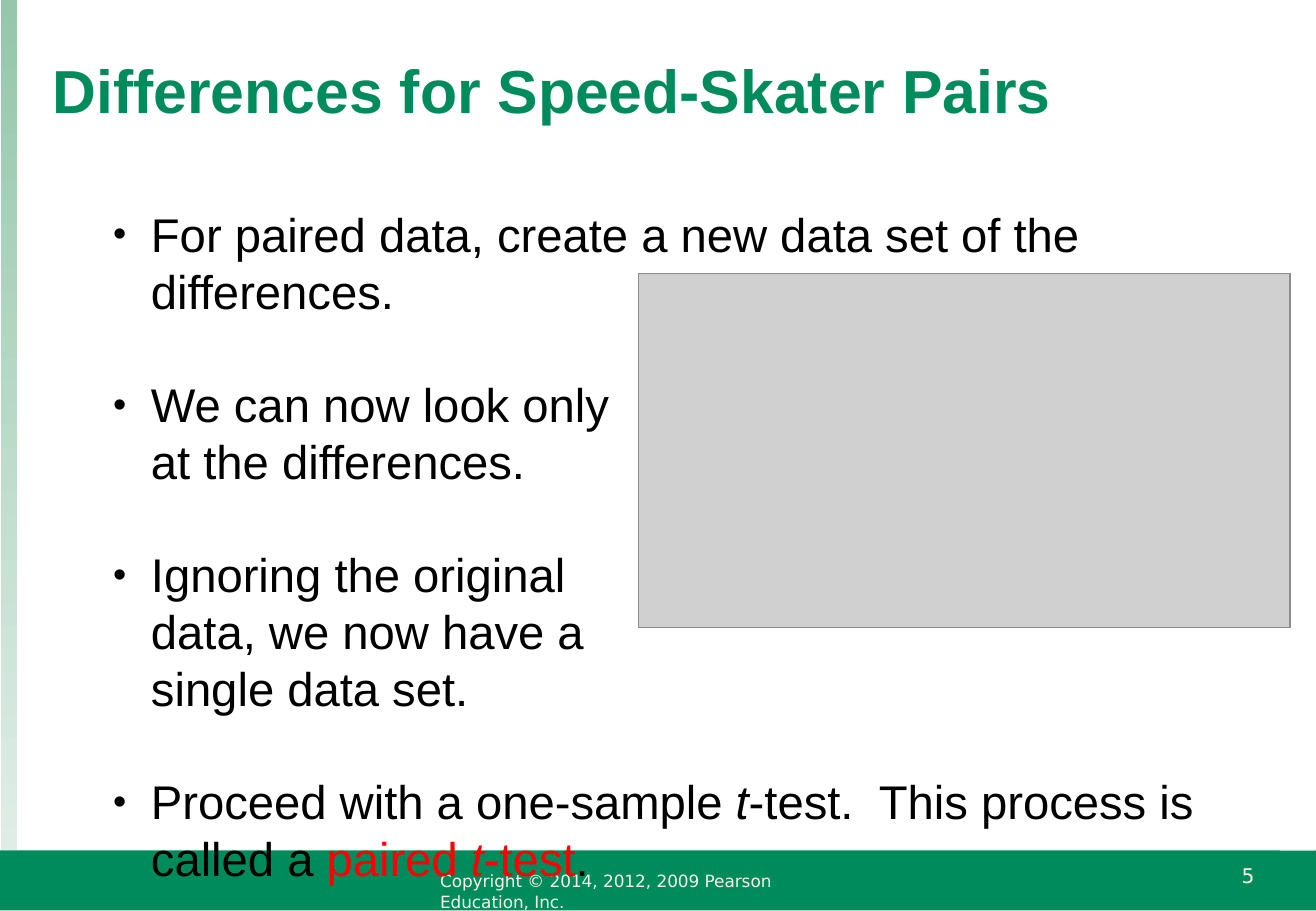
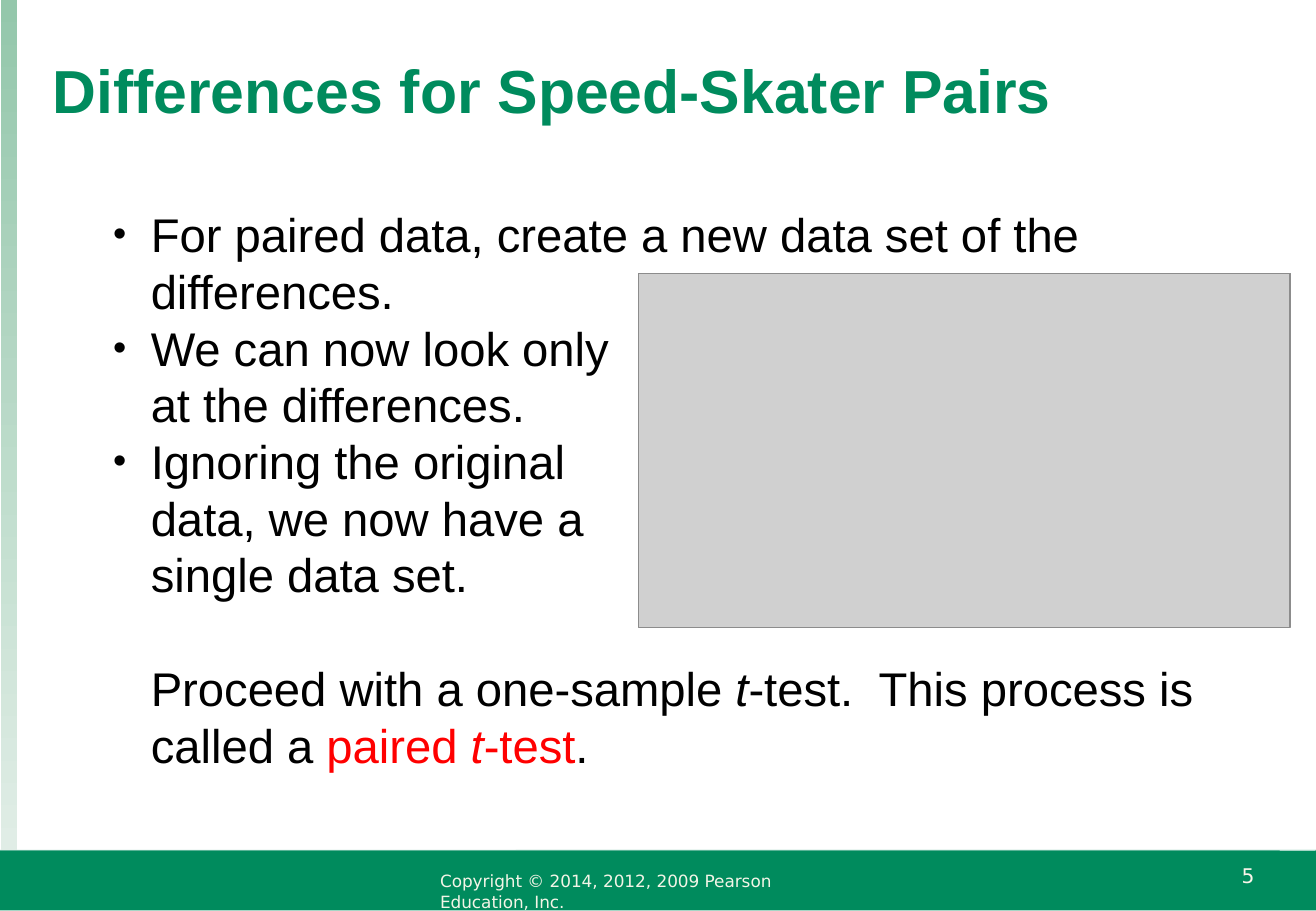
Before and after one commit to raffled/STAT111, a slide deck: slide 5 of week6/IS4_ppt_chapter21.ppt. Drawn at 1316x911 pixels with LibreOffice and Linux fonts; fonts in the diff are those of the drawing; grey boxes stand for pictures; background and template pictures are left out. Boxes give left, top, right and bottom in pixels: in the first picture for what was removed or moved away, otherwise in the second. Text is boxed around its words. In the diff, an @@ line names an element or a change of style, - is before the commit and + after.

```diff
--- a/week6/IS4_ppt_chapter21.ppt
+++ b/week6/IS4_ppt_chapter21.ppt
@@ text "For paired data, create a ..." at [151,217,1193,772]: bullet • to none; list level 2 to 1 in "Proceed with a one-sample t-test. ..." @@
```
Also in this commit, not shown: 3 other slides changed, 6 other files.
